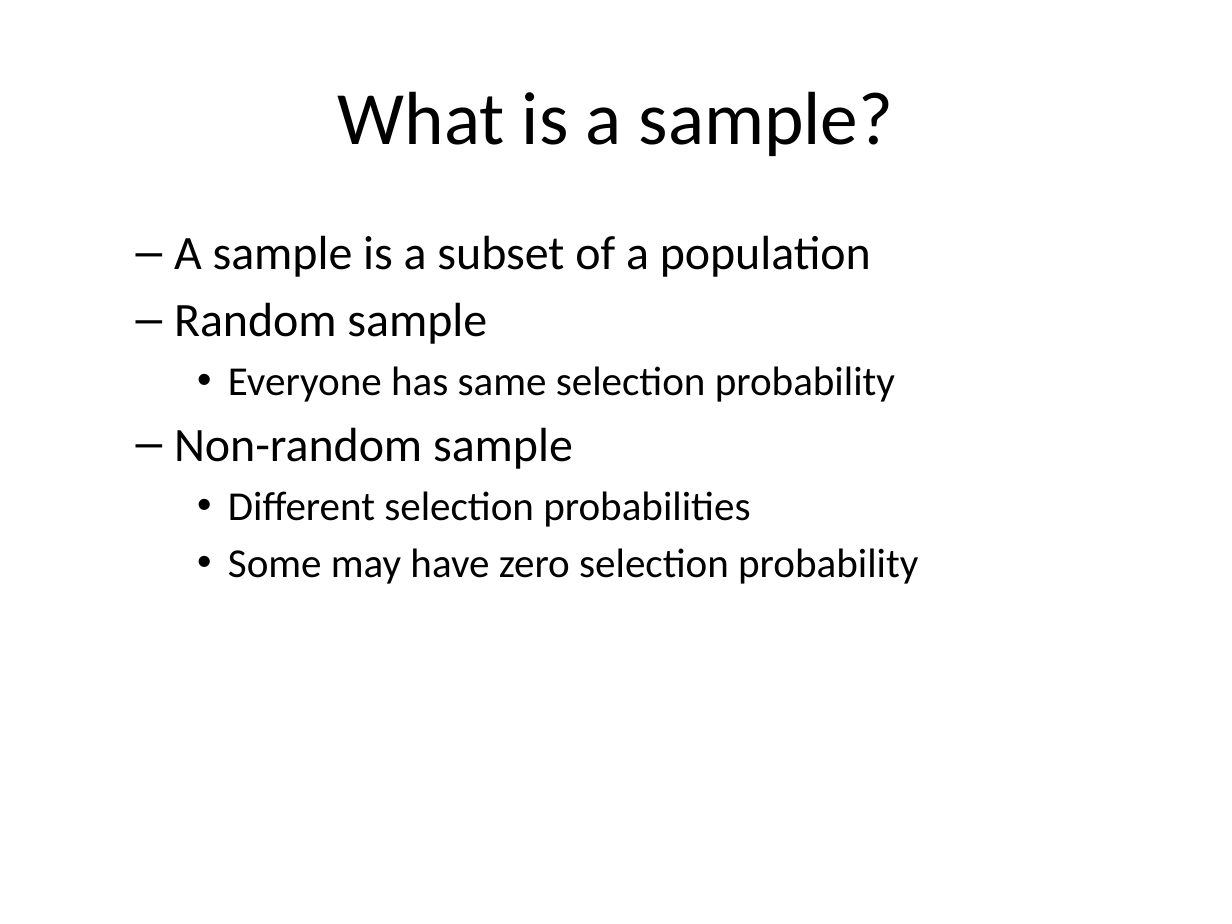
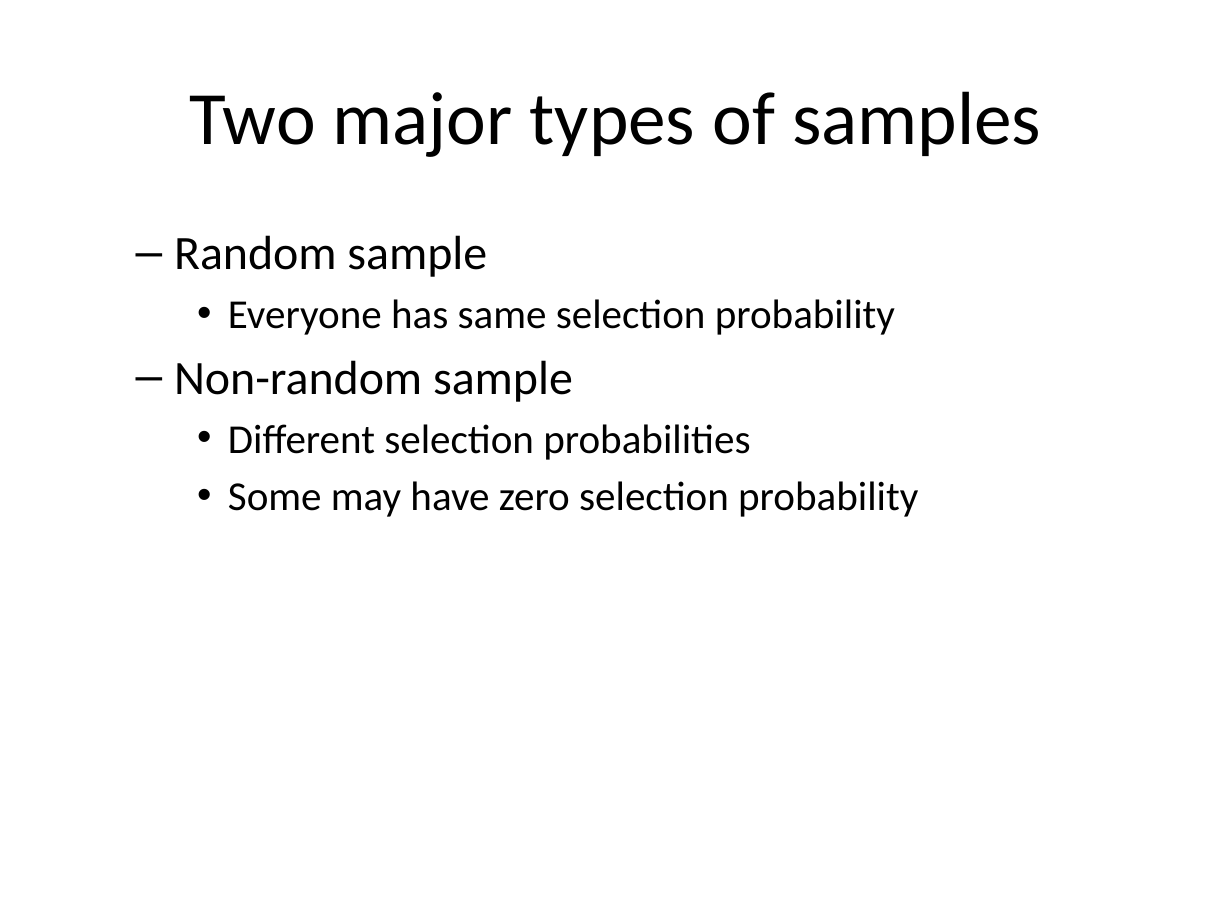
Before and after one commit to classes-medb/5510, a slide deck: slide 8 of src/video-08-sampling.pptx (slide 11 before the commit). Drawn at 1232x924 pixels with LibreOffice and Linux fonts; fonts in the diff are those of the drawing. Boxes give left, top, right and bottom in pixels: in the first picture for what was removed or moved away, otherwise in the second. Text is boxed around its words. In the diff, an @@ line names an element or a change of style, - is before the commit and + after.

```diff
--- a/src/video-08-sampling.pptx
+++ b/src/video-08-sampling.pptx
@@ title at (189,91,1041,157): text changed @@
-What is a sample?
+Two major types of samples
@@ text at (174,235,871,277): paragraph removed @@
-  – A sample is a subset of a population
```
Also in this commit, not shown: 5 other slides changed, 2 slides added, 3 slides removed, 3 other files.
